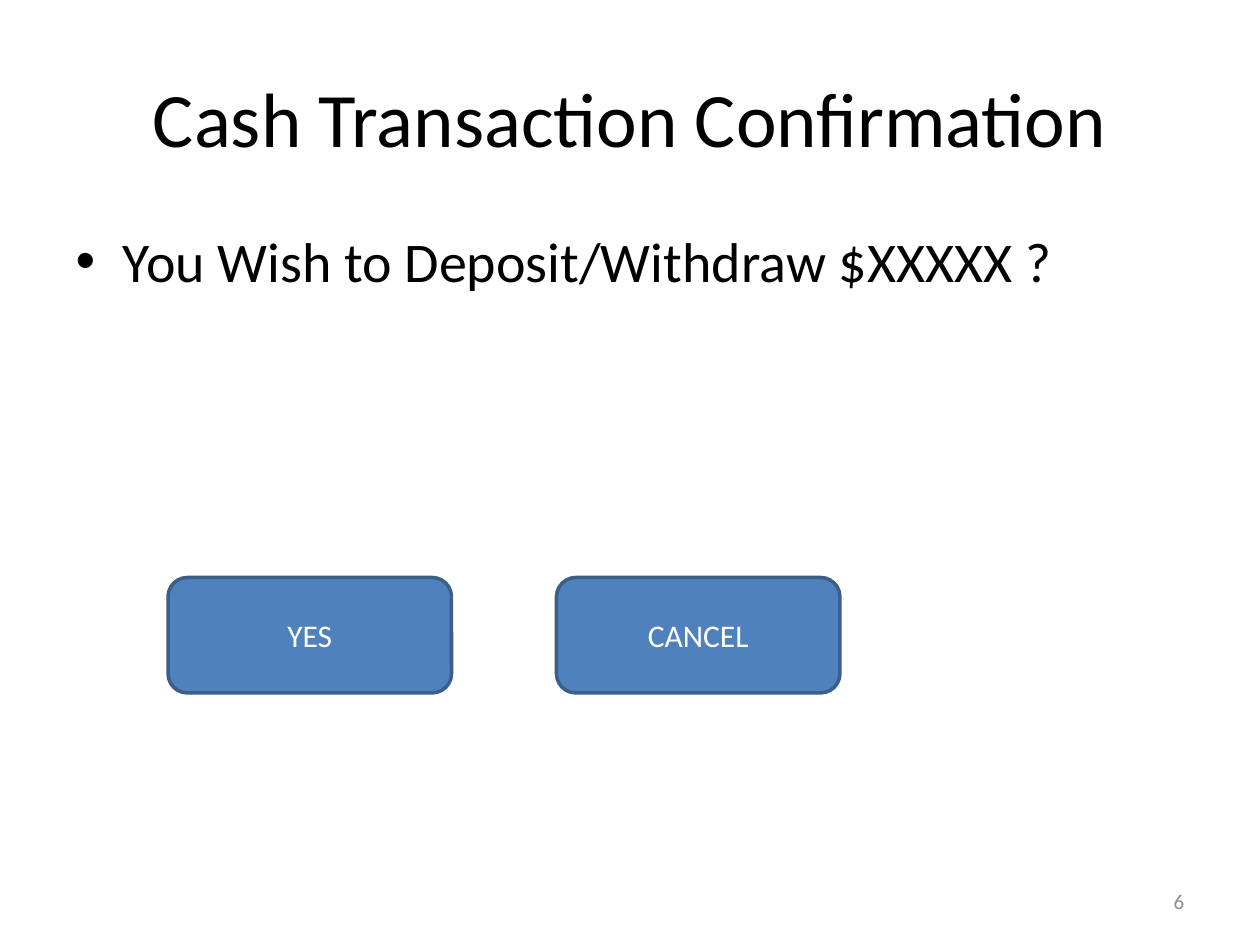
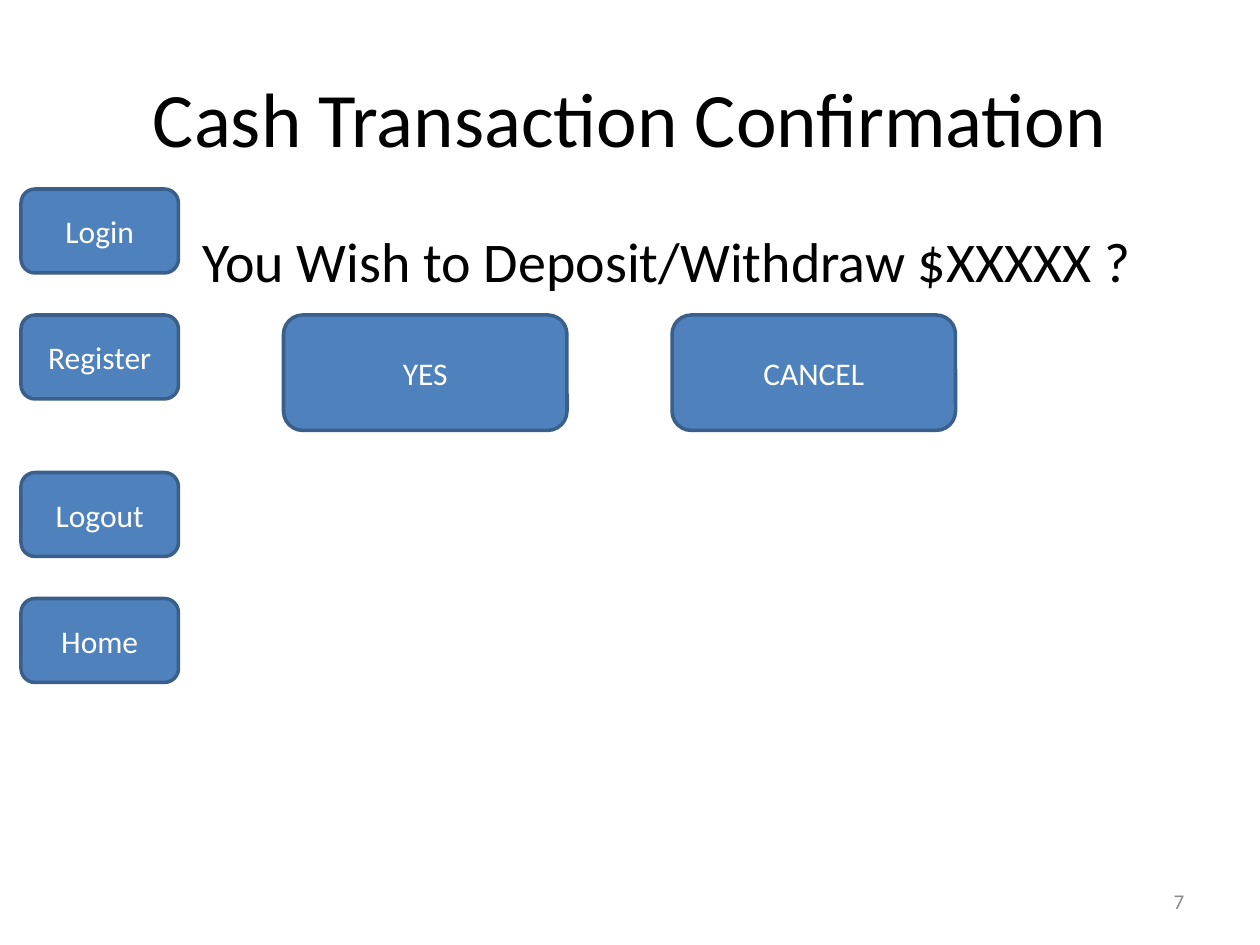
Before and after one commit to divmod/portfolio, a slide deck: slide 7 of handin/Flow.pptx (slide 6 before the commit). Drawn at 1260x945 pixels with LibreOffice and Linux fonts; fonts in the diff are those of the drawing. Boxes give left, top, right and bottom in pixels: in the first picture for what was removed or moved away, otherwise in the second. Text is boxed around its words. In the diff, an @@ line names an element or a change of style, - is before the commit and + after.

```diff
--- a/handin/Flow.pptx
+++ b/handin/Flow.pptx
@@ rounded rectangle added at (x1=21, y1=189, x2=179, y2=273), fill #4F81BD, outline #3A5F8C 2 pt, 18 pt, text #FFFFFF @@
+Login
@@ text "You Wish to Deposit/Withdraw $XXXXX ..." at (x1=202, y1=243, x2=1092, y2=291): bullet • to none @@
@@ rounded rectangle added at (x1=21, y1=315, x2=179, y2=399), fill #4F81BD, outline #3A5F8C 2 pt, 18 pt, text #FFFFFF @@
+Register
@@ rounded rectangle "YES" moved from (x1=168, y1=577, x2=451, y2=693) to (x1=284, y1=315, x2=567, y2=431) @@
@@ rounded rectangle "CANCEL" moved from (x1=557, y1=577, x2=840, y2=693) to (x1=672, y1=315, x2=955, y2=431) @@
@@ rounded rectangle added at (x1=21, y1=472, x2=179, y2=557), fill #4F81BD, outline #3A5F8C 2 pt, 18 pt, text #FFFFFF @@
+Logout
@@ rounded rectangle added at (x1=21, y1=598, x2=179, y2=683), fill #4F81BD, outline #3A5F8C 2 pt, 18 pt, text #FFFFFF @@
+Home
@@ page number at (x1=1174, y1=895, x2=1185, y2=909): text changed @@
-6
+7
```
Also in this commit, not shown: 7 other slides changed, 7 slides added, 3 slides removed, 4 other files.
